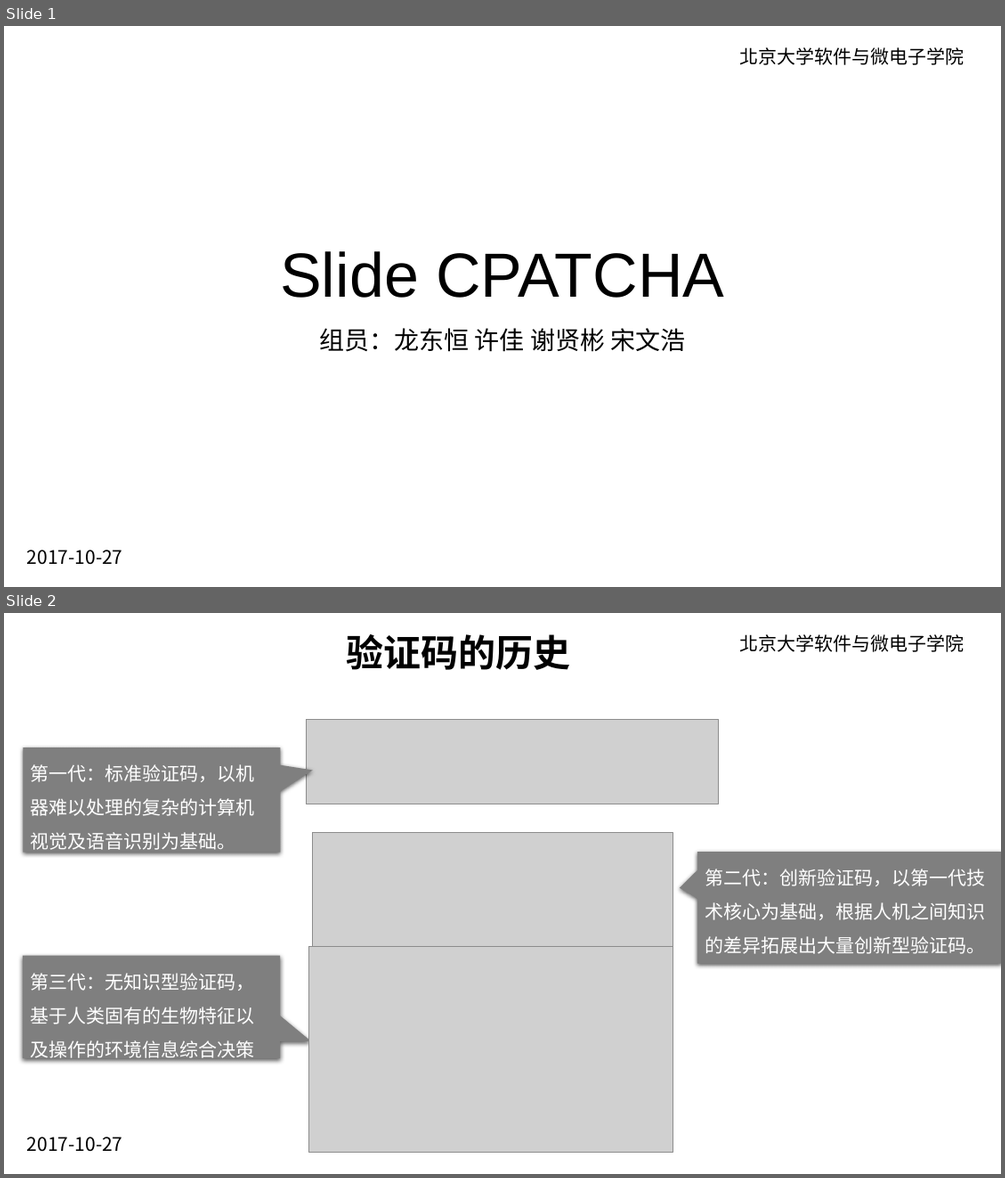
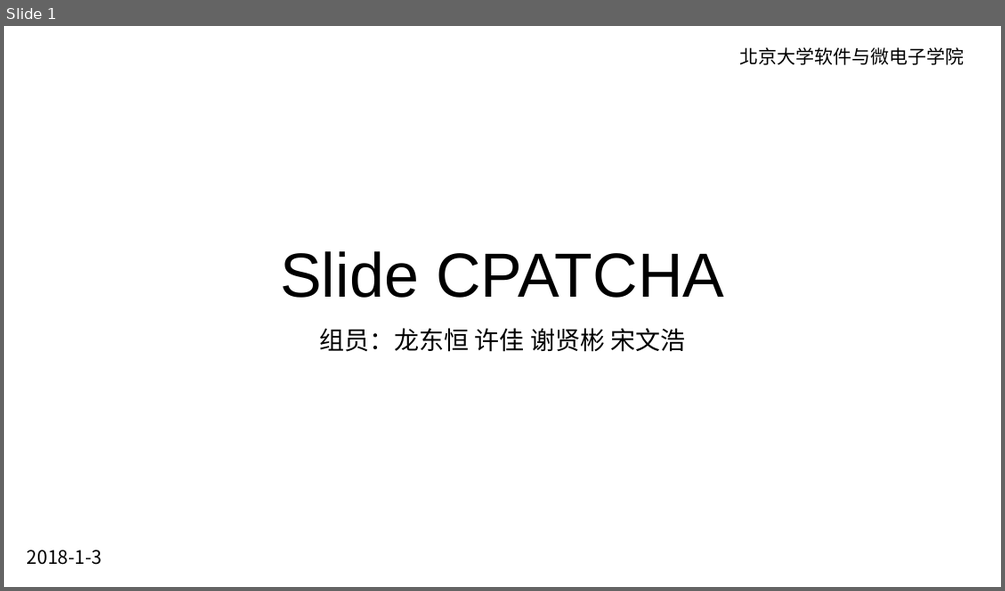
Before and after one commit to kebreathing/Slide-CPATCHA, a slide deck: ppt/Slide-CPATCHA-结题报告.pptx. Shown one above the other, each under a label of ours: slides 1 and 2 before the commit, slide 1 after it. The pictures are 1005x1178 and 1005x591 pixels, drawn with LibreOffice and Linux fonts; fonts in the diff are those of the drawing; grey boxes stand for pictures; background and template pictures are left out. Boxes give left, top, right and bottom in pixels: in the first picture for what was removed or moved away, otherwise in the second. Text is boxed around its words. In the diff, an @@ line names an element or a change of style, - is before the commit and + after.

```diff
--- a/ppt/Slide-CPATCHA-结题报告.pptx
+++ b/ppt/Slide-CPATCHA-结题报告.pptx
@@ slide 2 removed at [4,613,1001,1174], background picture (left out) @@
@@ text removed at [346,634,570,670] @@
-验证码的历史
@@ text removed at [739,634,963,652] @@
-北京大学软件与微电子学院
@@ picture removed at [306,719,719,803] @@
@@ speech box removed at [24,747,281,852] @@
-第一代：标准验证码，以机器难以处理的复杂的计算机视觉及语音识别为基础。
@@ picture removed at [313,833,673,956] @@
@@ speech box removed at [697,852,1001,963] @@
-第二代：创新验证码，以第一代技术核心为基础，根据人机之间知识的差异拓展出大量创新型验证码。
@@ speech box removed at [23,956,280,1059] @@
-第三代：无知识型验证码，基于人类固有的生物特征以及操作的环境信息综合决策
@@ picture removed at [309,947,673,1152] @@
@@ text removed at [27,1136,123,1151] @@
-2017-10-27
@@ slide 1 changed as well @@
@@ text removed at [27,549,123,564] @@
-2017-10-27
@@ text added at [27,549,102,564], 18 pt, text #000000 @@
+2018-1-3
```
Also in this commit, not shown: 3 other slides changed, 6 slides added, 10 other slides removed, 1 other file.
